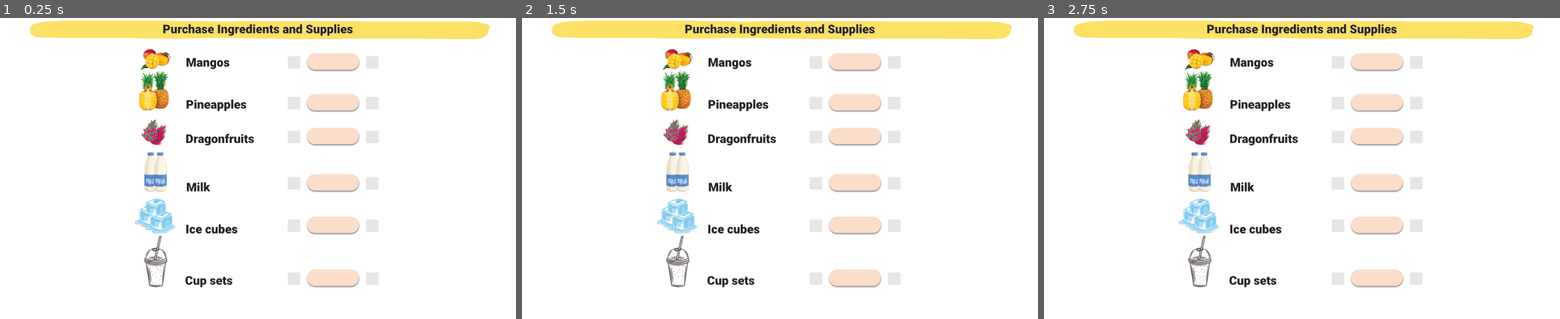
Above: before the commit, frames 1-3 (left to right).
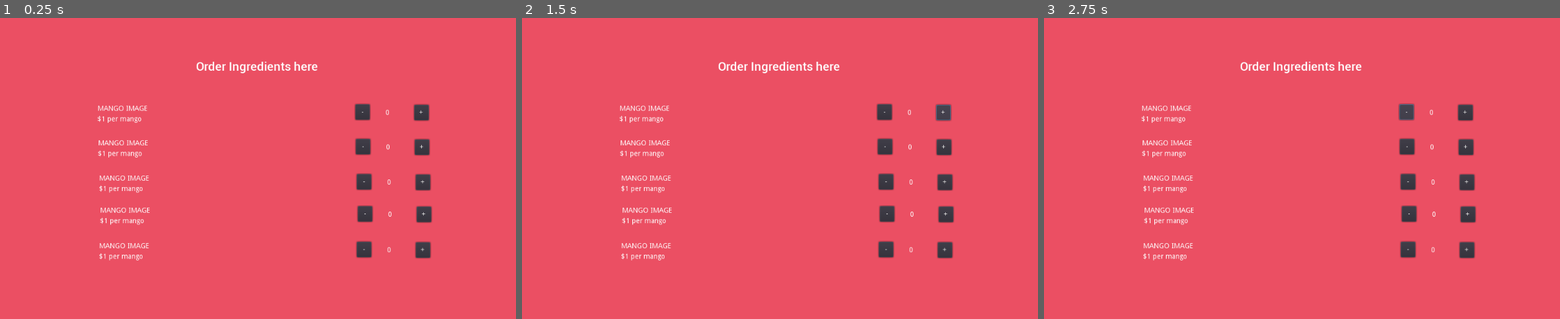
Above: after the commit, the same moments.

Repository: thepriscillawang/SMOOthies
Game: Godot game, scene res://Scenes/Ingredients.tscn
Same seed, same stepped clock (60 frames per second), same inputs: the game is played once before the commit and once after it. This scene is started directly instead of the project's main scene.
Inputs (mouse positions are in pixels of both pictures, inside the frame that each line leads up to):
- Up to frame 1 (0.25 s): no input
- Up to frame 2 (1.5 s): click (883, 111) at 0.5 s, where only the run after the commit has a clickable "-"; click (945, 111) at 1.25 s, where only the run after the commit has a clickable "+"
- Up to frame 3 (2.75 s): click (1405, 111) at 2 s, where only the run after the commit has a clickable "-"

The runs differ from the first frame. In frame 1, 100% of the frame differs, in the area x 0-100%, y 0-100%; in frame 2, 100%; in frame 3, 100%.

Commit message:
Revert "Purchase page changes"
This reverts commit 30481109525dc77f4c935a3e0c6d26a102e9872b.

Diff:
--- a/src/SMOOthies/Scenes/Ingredients.tscn
+++ b/src/SMOOthies/Scenes/Ingredients.tscn
@@ -1,7 +1,11 @@
-[gd_scene load_steps=3 format=2]
+[gd_scene load_steps=4 format=2]
 
 [ext_resource path="res://Scenes/Intro.gd" type="Script" id=1]
-[ext_resource path="res://images/Smoothie_purchase_page_white.png" type="Texture" id=2]
+[ext_resource path="res://fonts/roboto/Roboto-Medium.ttf" type="DynamicFontData" id=2]
+
+[sub_resource type="DynamicFont" id=1]
+size = 24
+font_data = ExtResource( 2 )
 
 [node name="Node2D" type="Node2D"]
 script = ExtResource( 1 )
@@ -9,9 +13,238 @@
 "_edit_vertical_guides_": [ 512.0 ]
 }
 
-[node name="ColorRect" type="TextureRect" parent="."]
+[node name="ColorRect" type="ColorRect" parent="."]
 anchor_right = 1.0
 anchor_bottom = 1.0
 margin_right = 1024.0
 margin_bottom = 600.0
-texture = ExtResource( 2 )
+color = Color( 0.92549, 0.313726, 0.392157, 1 )
+
+[node name="Title" type="Label" parent="ColorRect"]
+anchor_left = 0.5
+anchor_top = 0.5
+anchor_right = 0.5
+anchor_bottom = 0.5
+margin_left = -159.0
+margin_top = -249.0
+margin_right = 156.0
+margin_bottom = -158.0
+custom_fonts/font = SubResource( 1 )
+text = "Order Ingredients here"
+align = 1
+valign = 1
+
+[node name="REPLACE mango" type="Label" parent="ColorRect"]
+anchor_left = 0.5
+anchor_top = 0.5
+anchor_right = 0.5
+anchor_bottom = 0.5
+margin_left = -318.0
+margin_top = -126.0
+margin_right = -215.0
+margin_bottom = -112.0
+text = "MANGO IMAGE "
+
+[node name="Mango Price" type="Label" parent="ColorRect/REPLACE mango"]
+margin_left = -1.0
+margin_top = 21.0
+margin_right = 87.0
+margin_bottom = 35.0
+text = "$1 per mango"
+
+[node name="subtract mango" type="Button" parent="ColorRect/REPLACE mango"]
+anchor_right = 0.273
+anchor_bottom = 3.0
+margin_left = 511.0
+margin_top = -2.0
+margin_right = 511.881
+margin_bottom = -13.0
+text = "-"
+
+[node name="add mango" type="Button" parent="ColorRect/REPLACE mango"]
+anchor_right = 0.273
+anchor_bottom = 3.0
+margin_left = 628.0
+margin_top = -1.0
+margin_right = 628.881
+margin_bottom = -12.0
+text = "+"
+
+[node name="NumMango" type="Label" parent="ColorRect/REPLACE mango"]
+margin_left = 571.0
+margin_top = 8.0
+margin_right = 579.0
+margin_bottom = 22.0
+text = "0"
+
+[node name="REPLACE mango2" type="Label" parent="ColorRect"]
+anchor_left = 0.5
+anchor_top = 0.5
+anchor_right = 0.5
+anchor_bottom = 0.5
+margin_left = -317.0
+margin_top = -57.0
+margin_right = -214.0
+margin_bottom = -43.0
+text = "MANGO IMAGE "
+
+[node name="Mango Price" type="Label" parent="ColorRect/REPLACE mango2"]
+margin_left = -1.0
+margin_top = 21.0
+margin_right = 87.0
+margin_bottom = 35.0
+text = "$1 per mango"
+
+[node name="subtract mango" type="Button" parent="ColorRect/REPLACE mango2"]
+anchor_right = 0.273
+anchor_bottom = 3.0
+margin_left = 511.0
+margin_top = -2.0
+margin_right = 511.881
+margin_bottom = -13.0
+text = "-"
+
+[node name="add mango" type="Button" parent="ColorRect/REPLACE mango2"]
+anchor_right = 0.273
+anchor_bottom = 3.0
+margin_left = 628.0
+margin_top = -1.0
+margin_right = 628.881
+margin_bottom = -12.0
+text = "+"
+
+[node name="NumMango" type="Label" parent="ColorRect/REPLACE mango2"]
+margin_left = 571.0
+margin_top = 8.0
+margin_right = 579.0
+margin_bottom = 22.0
+text = "0"
+
+[node name="REPLACE mango3" type="Label" parent="ColorRect"]
+anchor_left = 0.5
+anchor_top = 0.5
+anchor_right = 0.5
+anchor_bottom = 0.5
+margin_left = -315.0
+margin_top = 13.0
+margin_right = -212.0
+margin_bottom = 27.0
+text = "MANGO IMAGE "
+
+[node name="Mango Price" type="Label" parent="ColorRect/REPLACE mango3"]
+margin_left = -1.0
+margin_top = 21.0
+margin_right = 87.0
+margin_bottom = 35.0
+text = "$1 per mango"
+
+[node name="subtract mango" type="Button" parent="ColorRect/REPLACE mango3"]
+anchor_right = 0.273
+anchor_bottom = 3.0
+margin_left = 511.0
+margin_top = -2.0
+margin_right = 511.881
+margin_bottom = -13.0
+text = "-"
+
+[node name="add mango" type="Button" parent="ColorRect/REPLACE mango3"]
+anchor_right = 0.273
+anchor_bottom = 3.0
+margin_left = 628.0
+margin_top = -1.0
+margin_right = 628.881
+margin_bottom = -12.0
+text = "+"
+
+[node name="NumMango" type="Label" parent="ColorRect/REPLACE mango3"]
+margin_left = 571.0
+margin_top = 8.0
+margin_right = 579.0
+margin_bottom = 22.0
+text = "0"
+
+[node name="REPLACE mango4" type="Label" parent="ColorRect"]
+anchor_left = 0.5
+anchor_top = 0.5
+anchor_right = 0.5
+anchor_bottom = 0.5
+margin_left = -313.0
+margin_top = 77.0
+margin_right = -210.0
+margin_bottom = 91.0
+text = "MANGO IMAGE "
+
+[node name="Mango Price" type="Label" parent="ColorRect/REPLACE mango4"]
+margin_left = -1.0
+margin_top = 21.0
+margin_right = 87.0
+margin_bottom = 35.0
+text = "$1 per mango"
+
+[node name="subtract mango" type="Button" parent="ColorRect/REPLACE mango4"]
+anchor_right = 0.273
+anchor_bottom = 3.0
+margin_left = 511.0
+margin_top = -2.0
+margin_right = 511.881
+margin_bottom = -13.0
+text = "-"
+
+[node name="add mango" type="Button" parent="ColorRect/REPLACE mango4"]
+anchor_right = 0.273
+anchor_bottom = 3.0
+margin_left = 628.0
+margin_top = -1.0
+margin_right = 628.881
+margin_bottom = -12.0
+text = "+"
+
+[node name="NumMango" type="Label" parent="ColorRect/REPLACE mango4"]
+margin_left = 571.0
+margin_top = 8.0
+margin_right = 579.0
+margin_bottom = 22.0
+text = "0"
+
+[node name="REPLACE mango5" type="Label" parent="ColorRect"]
+anchor_left = 0.5
+anchor_top = 0.5
+anchor_right = 0.5
+anchor_bottom = 0.5
+margin_left = -315.0
+margin_top = 148.0
+margin_right = -212.0
+margin_bottom = 162.0
+text = "MANGO IMAGE "
+
+[node name="Mango Price" type="Label" parent="ColorRect/REPLACE mango5"]
+margin_left = -1.0
+margin_top = 21.0
+margin_right = 87.0
+margin_bottom = 35.0
+text = "$1 per mango"
+
+[node name="subtract mango" type="Button" parent="ColorRect/REPLACE mango5"]
+anchor_right = 0.273
+anchor_bottom = 3.0
+margin_left = 511.0
+margin_top = -2.0
+margin_right = 511.881
+margin_bottom = -13.0
+text = "-"
+
+[node name="add mango" type="Button" parent="ColorRect/REPLACE mango5"]
+anchor_right = 0.273
+anchor_bottom = 3.0
+margin_left = 628.0
+margin_top = -1.0
+margin_right = 628.881
+margin_bottom = -12.0
+text = "+"
+
+[node name="NumMango" type="Label" parent="ColorRect/REPLACE mango5"]
+margin_left = 571.0
+margin_top = 8.0
+margin_right = 579.0
+margin_bottom = 22.0
+text = "0"
Binary file removed: src/SMOOthies/images/Smoothie_purchase_page_white.png
Not shown, removed: src/SMOOthies/images/Smoothie_purchase_page_white.png.import
